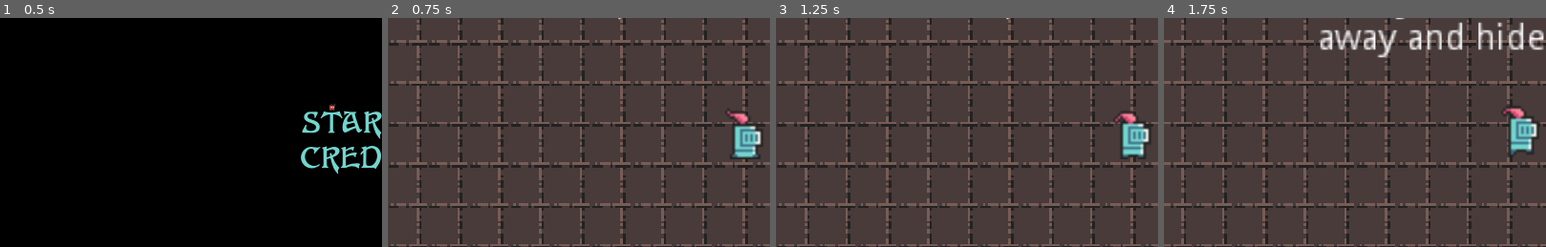
Above: before the commit, frames 1-4 (left to right).
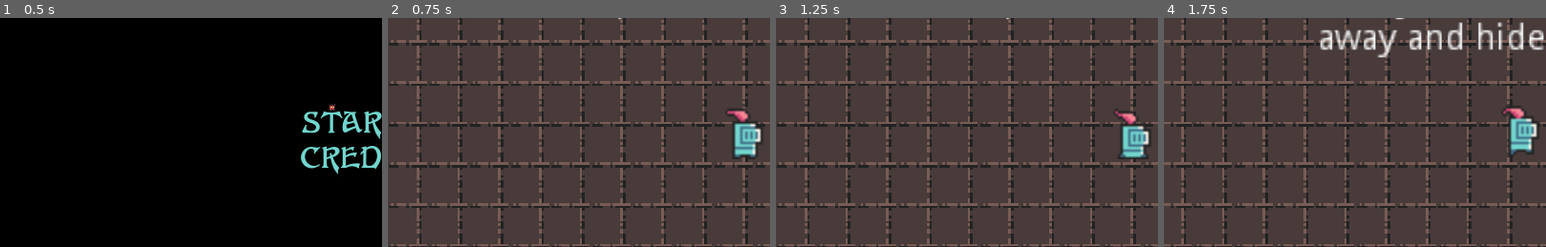
Above: after the commit, the same moments.

Repository: Narrop/Jame-Gam
Game: Godot game, scene res://scenes/menu/menu.tscn
The game is run twice, just before and just after one commit, with the same random seed, the same clock (stepped at 60 frames per second) and the same inputs.
Inputs (mouse positions are % of the whole screen's width and height, from its top left):
- Up to frame 1 (0.5 s): no input
- Up to frame 2 (0.75 s): click "START" at 0.5 s
- Up to frame 3 (1.25 s): no input
- Up to frame 4 (1.75 s): tap Enter (ui_accept) at 1.25, 1.52 s; move the mouse to (72, 45) at 1.27 s; hold Right (ui_right) from 1.28 s (still down)
The pictures show only the part of the screen within x 3-53%, y 27-77%; the shares and areas given below are measured in that part.

Frame 1 is identical in both runs. In frame 2, 0.8% of the frame differs, in the area x 89-98%, y 39-62%; in frame 3, 0.7%; in frame 4, nothing differs.

Commit message:
aze

Diff:
--- a/scenes/player/player.tscn
+++ b/scenes/player/player.tscn
@@ -59,7 +59,6 @@
 [node name="AnimatedSprite" type="AnimatedSprite" parent="."]
 frames = SubResource( 2 )
 animation = "standing"
-frame = 1
 playing = true
 
 [node name="detector" type="Area2D" parent="."]
--- a/scenes/time/time2.tscn
+++ b/scenes/time/time2.tscn
@@ -30,6 +30,7 @@
 radius = 170.003
 
 [node name="time2" type="KinematicBody2D"]
+collision_layer = 5
 script = ExtResource( 9 )
 __meta__ = {
 "_edit_group_": true
--- a/scenes/time/time3.tscn
+++ b/scenes/time/time3.tscn
@@ -30,6 +30,7 @@
 radius = 170.003
 
 [node name="time3" type="KinematicBody2D"]
+collision_layer = 5
 script = ExtResource( 9 )
 __meta__ = {
 "_edit_group_": true
@@ -42,7 +43,6 @@
 [node name="AnimatedSprite" type="AnimatedSprite" parent="."]
 frames = SubResource( 1 )
 animation = "running"
-frame = 1
 playing = true
 
 [node name="DetectRadius" type="Area2D" parent="."]
